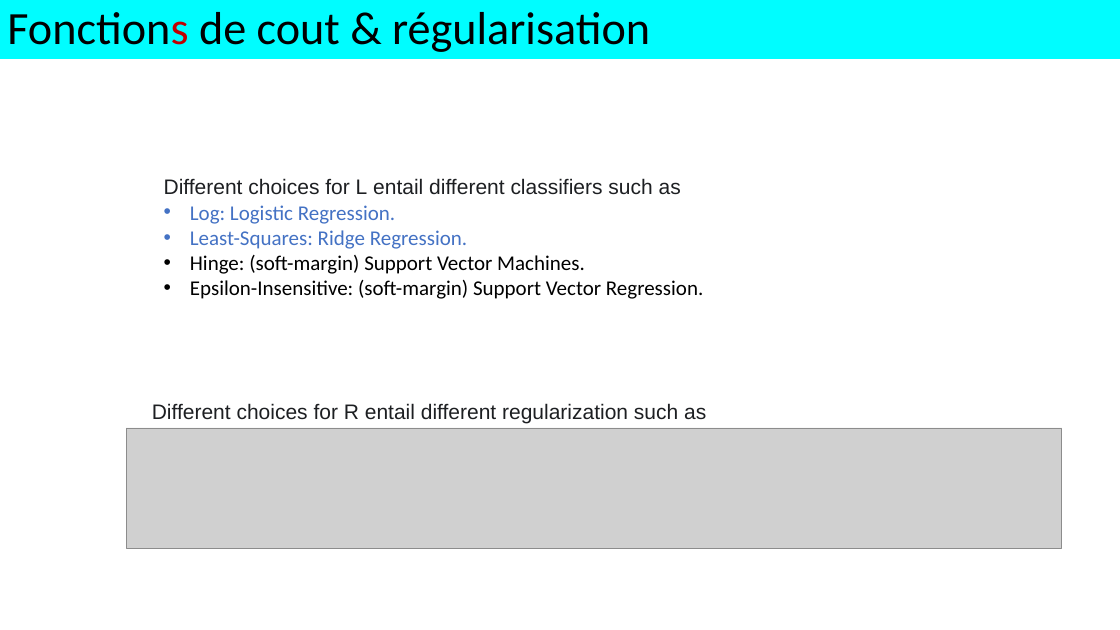
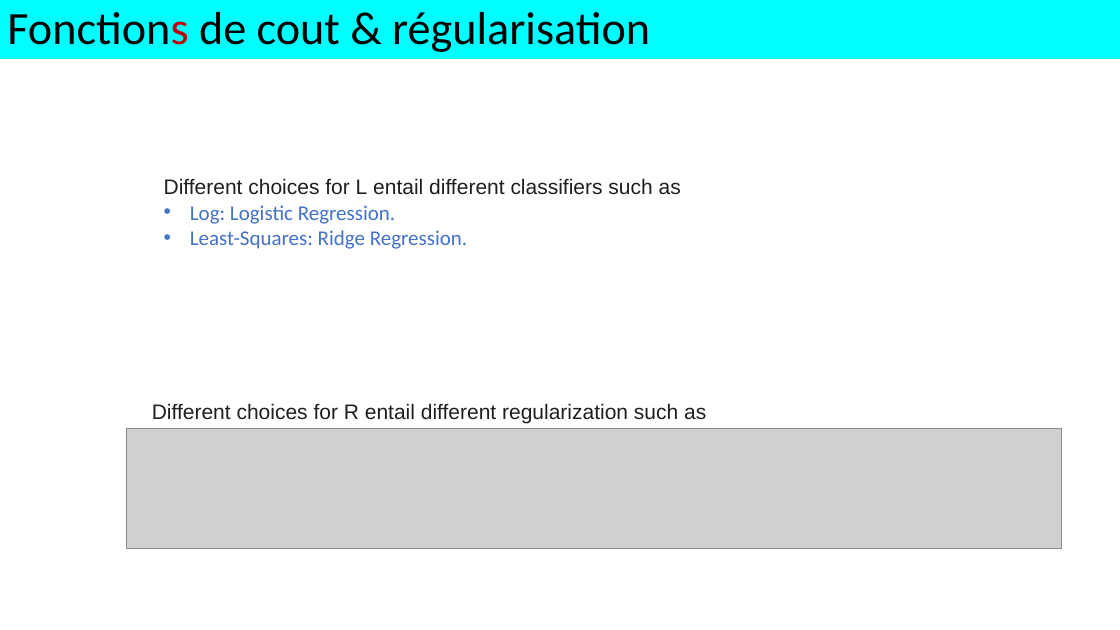
Before and after one commit to alexisperrier/XEmines_DataScience_2020, a slide deck: slide 5 of slides/XEM20_S1D6_sgd_ensembling.pptx (slide 6 before the commit). Drawn at 1120x630 pixels with LibreOffice and Linux fonts; fonts in the diff are those of the drawing; grey boxes stand for pictures. Boxes give left, top, right and bottom in pixels: in the first picture for what was removed or moved away, otherwise in the second. Text is boxed around its words. In the diff, an @@ line names an element or a change of style, - is before the commit and + after.

```diff
--- a/slides/XEM20_S1D6_sgd_ensembling.pptx
+++ b/slides/XEM20_S1D6_sgd_ensembling.pptx
@@ text at (190, 255, 703, 299): paragraphs removed @@
-• Hinge: (soft-margin) Support Vector Machines.
-• Epsilon-Insensitive: (soft-margin) Support Vector Regression.
```
Also in this commit, not shown: 5 other slides changed, 11 other files.
